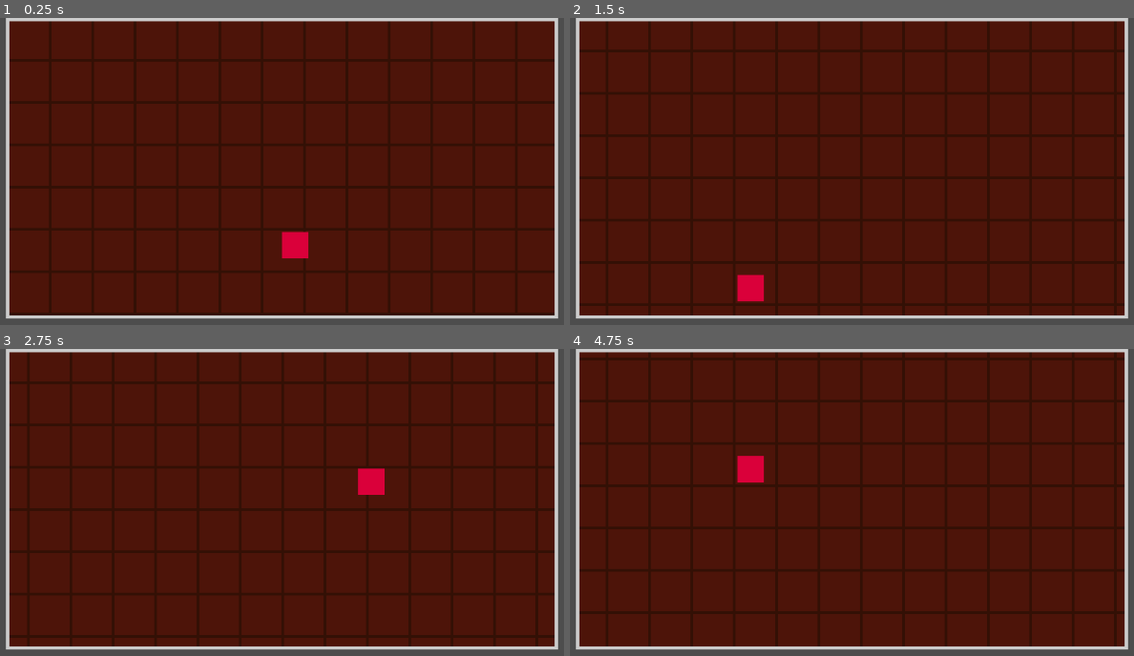
Above: before the commit, frames 1-4 (two rows, left to right).
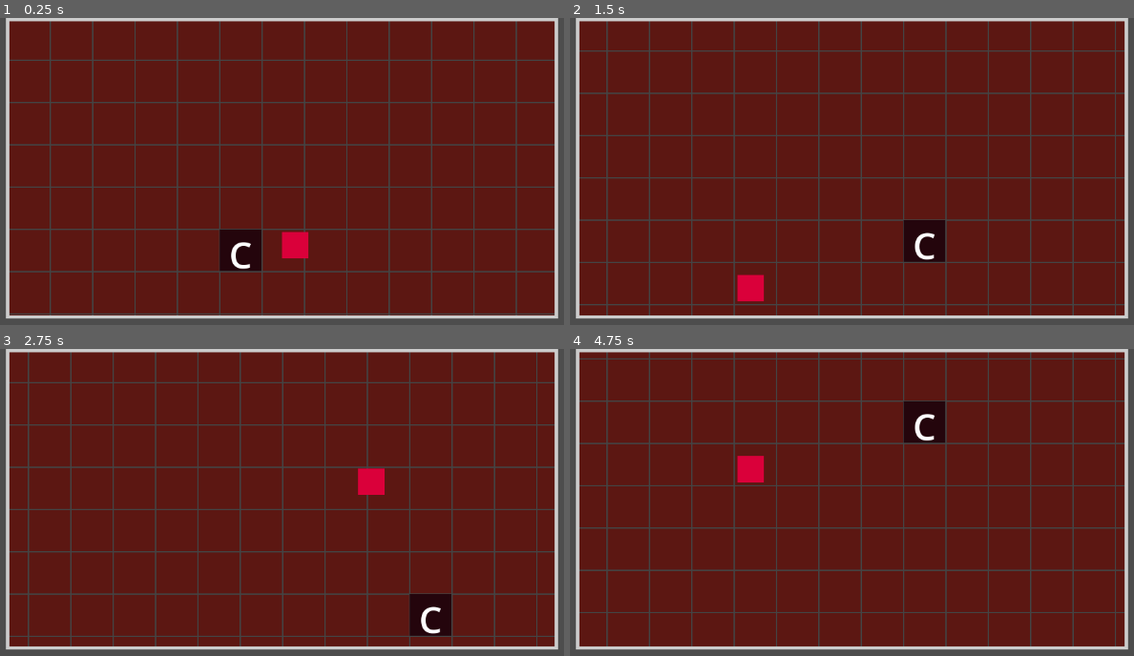
Above: after the commit, the same moments.

Repository: generallyy/bananagrams
Game: Godot game, scene res://scenes/PlayerBoard.tscn
Same seed, same stepped clock (60 frames per second), same inputs: the game is played once before the commit and once after it. This scene is started directly instead of the project's main scene.
Inputs (mouse positions are in pixels of both pictures, inside the frame that each line leads up to):
- Up to frame 1 (0.25 s): no input
- Up to frame 2 (1.5 s): tap Enter at 0.5 s; drag from (852, 168) to (930, 137) at 0.52 s; tap Space at 1.25 s; drag from (699, 254) to (812, 318) at 1.27 s
- Up to frame 3 (2.75 s): tap Enter at 2 s; move the mouse to (360, 468) at 2.02 s; click (360, 468) at 2.17 s
- Up to frame 4 (4.75 s): tap Space at 2.75, 4.25 s; drag from (812, 649) to (620, 499) at 2.77 s; tap Enter at 3.5 s; move the mouse to (1083, 628) at 3.52 s; click (1083, 628) at 3.67 s; drag from (620, 499) to (739, 456) at 4.27 s

The runs differ from the first frame. In frame 1, 13% of the frame differs, in the area x 1-99%, y 0-97%; in frame 2, 13%; in frame 3, 13%; in frame 4, 13%.
Error before the commit: Attempt to call function 'add_tile' in base 'null instance' on a null instance. (res://scripts/PlayerBoard.gd:33)
Error after the commit: Attempt to call function 'add_tile' in base 'null instance' on a null instance. (res://scripts/PlayerBoard.gd:34)

Commit message:
right before i refactor tile to purely node 2d
i hate control for using it for not control things

Diff:
--- a/scenes/Cell.tscn
+++ b/scenes/Cell.tscn
@@ -1,37 +1,24 @@
-[gd_scene load_steps=3 format=3 uid="uid://ctdxwxyed58yt"]
+[gd_scene load_steps=5 format=3 uid="uid://ctdxwxyed58yt"]
 
 [ext_resource type="Script" path="res://scripts/Cell.gd" id="1_br3w8"]
 
-[sub_resource type="StyleBoxFlat" id="StyleBoxFlat_gq2r2"]
-bg_color = Color(0.301971, 0.0790007, 0.0351215, 1)
-border_width_left = 2
-border_width_top = 2
-border_width_right = 2
-border_width_bottom = 2
-border_color = Color(0.199349, 0.0638011, 0.0205751, 1)
+[sub_resource type="RectangleShape2D" id="RectangleShape2D_xo4t0"]
+size = Vector2(64, 64)
 
-[node name="Cell" type="Control"]
-layout_mode = 3
-anchors_preset = 0
-offset_right = 64.0
-offset_bottom = 64.0
+[sub_resource type="Gradient" id="Gradient_e3km0"]
+
+[sub_resource type="GradientTexture2D" id="GradientTexture2D_4h6i5"]
+gradient = SubResource("Gradient_e3km0")
+
+[node name="Cell" type="Area2D"]
 script = ExtResource("1_br3w8")
 
-[node name="PanelContainer" type="PanelContainer" parent="."]
-layout_mode = 1
-anchors_preset = 15
-anchor_right = 1.0
-anchor_bottom = 1.0
-grow_horizontal = 2
-grow_vertical = 2
-theme_override_styles/panel = SubResource("StyleBoxFlat_gq2r2")
+[node name="CollisionShape2D" type="CollisionShape2D" parent="."]
+visible = false
+position = Vector2(32, 32)
+shape = SubResource("RectangleShape2D_xo4t0")
 
-[node name="ColorRect" type="ColorRect" parent="."]
+[node name="Sprite2D" type="Sprite2D" parent="."]
 visible = false
-layout_mode = 1
-anchors_preset = 15
-anchor_right = 1.0
-anchor_bottom = 1.0
-grow_horizontal = 2
-grow_vertical = 2
-color = Color(0.377688, 0.1415, 0.10286, 1)
+position = Vector2(32, 32)
+texture = SubResource("GradientTexture2D_4h6i5")
--- a/scenes/Tile.tscn
+++ b/scenes/ControlTile.tscn
@@ -1,21 +1,21 @@
 [gd_scene load_steps=4 format=3 uid="uid://b7wwg2dlct326"]
 
-[ext_resource type="Script" path="res://scripts/Tile.gd" id="1_r3f4r"]
+[ext_resource type="Script" path="res://scripts/Tile.gd" id="1_pioud"]
 
-[sub_resource type="SystemFont" id="SystemFont_b6j20"]
+[sub_resource type="SystemFont" id="SystemFont_ug2gn"]
 font_names = PackedStringArray("Andale Mono")
 
 [sub_resource type="LabelSettings" id="LabelSettings_75hb6"]
-font = SubResource("SystemFont_b6j20")
+font = SubResource("SystemFont_ug2gn")
 font_size = 55
 
-[node name="Tile" type="Control"]
+[node name="ControlTile" type="Control"]
 custom_minimum_size = Vector2(64, 64)
 layout_mode = 3
 anchors_preset = 0
 offset_right = 64.0
 offset_bottom = 64.0
-script = ExtResource("1_r3f4r")
+script = ExtResource("1_pioud")
 
 [node name="ColorRect" type="ColorRect" parent="."]
 layout_mode = 0
--- /dev/null
+++ b/scenes/NodeTile.tscn
@@ -0,0 +1,35 @@
+[gd_scene load_steps=5 format=3 uid="uid://cs6aqvhtbc644"]
+
+[ext_resource type="Script" path="res://scripts/NodeTile.gd" id="1_2bpfk"]
+
+[sub_resource type="SystemFont" id="SystemFont_b6j20"]
+font_names = PackedStringArray("Andale Mono")
+
+[sub_resource type="LabelSettings" id="LabelSettings_cu3t7"]
+font = SubResource("SystemFont_b6j20")
+font_size = 55
+
+[sub_resource type="RectangleShape2D" id="RectangleShape2D_444jj"]
+size = Vector2(64, 64)
+
+[node name="NodeTile" type="Area2D"]
+script = ExtResource("1_2bpfk")
+
+[node name="ColorRect" type="ColorRect" parent="."]
+offset_right = 64.0
+offset_bottom = 64.0
+color = Color(0.140141, 0.022391, 0.0483121, 1)
+
+[node name="CenterContainer" type="CenterContainer" parent="."]
+offset_right = 64.0
+offset_bottom = 64.0
+
+[node name="Label" type="Label" parent="CenterContainer"]
+process_mode = 3
+layout_mode = 2
+text = "B"
+label_settings = SubResource("LabelSettings_cu3t7")
+
+[node name="CollisionShape2D" type="CollisionShape2D" parent="."]
+position = Vector2(32, 32)
+shape = SubResource("RectangleShape2D_444jj")
--- a/scenes/PlayerBoard.tscn
+++ b/scenes/PlayerBoard.tscn
@@ -22,7 +22,10 @@
 offset_bottom = 453.0
 
 [node name="SubViewport" type="SubViewport" parent="SubViewportContainer"]
+disable_3d = true
 handle_input_locally = false
+physics_object_picking = true
+physics_object_picking_sort = true
 size = Vector2i(400, 400)
 render_target_update_mode = 4
 
--- a/scripts/Cell.gd
+++ b/scripts/Cell.gd
@@ -1,15 +1,36 @@
-extends Control
+extends Area2D
 
 @export var board: Node  # set this to PlayerBoard
 
-func _can_drop_data(_pos, data):
-	return data.has("letter")
+@export var box_size := Vector2(64, 64)
+@export var fill_color := Color("#5c1712")
+@export var border_color := Color("#444")
+@export var border_width := 2.0
 
-func _drop_data(_pos, data):
-	var cell_pos = Vector2i(position / board.cell_size)
-	var tile = data["source"]
-	tile.get_parent().remove_child(tile)
-	add_child(tile)
-	tile.position = Vector2.ZERO  # center inside cell
 
-	board.board_state[cell_pos] = tile.letter
+#func _can_drop_data(_pos, data):
+	#print("wait what")
+	#return data.has("letter")
+#
+#func _drop_data(_pos, data):
+	#var cell_pos = Vector2i(position / board.cell_size)
+	#var tile = data["source"]
+	#tile.get_parent().remove_child(tile)
+	#add_child(tile)
+	#tile.position = Vector2.ZERO  # center inside cell
+#
+	#board.board_state[cell_pos] = tile.letter
+
+func _draw():
+	# Draw fill
+	draw_rect(Rect2(Vector2.ZERO, box_size), fill_color)
+
+	# Draw border
+	draw_line(Vector2(0, 0), Vector2(box_size.x, 0), border_color, border_width)
+	draw_line(Vector2(box_size.x, 0), Vector2(box_size.x, box_size.y), border_color, border_width)
+	draw_line(Vector2(box_size.x, box_size.y), Vector2(0, box_size.y), border_color, border_width)
+	draw_line(Vector2(0, box_size.y), Vector2(0, 0), border_color, border_width)
+
+func _input_event(_viewport, event, _shape_idx):
+	if event is InputEventMouseButton and event.pressed:
+		print("🟢 Cell clicked at:", global_position)
--- a/scripts/DropOverlay.gd
+++ b/scripts/DropOverlay.gd
@@ -5,6 +5,7 @@
 var is_dragging_tile = false
 @onready var zoom_container = board.get_node("SubViewportContainer/SubViewport/ZoomContainer")
 @onready var grid_cells = board.get_node("SubViewportContainer/SubViewport/ZoomContainer/GridCells")
+@onready var tile2d_scene = preload("res://scenes/NodeTile.tscn")
 func _ready():
 	set_mouse_filter(MOUSE_FILTER_PASS)
 	print("DropOverlay mouse filter:", mouse_filter)  # Should say "PASS"]
@@ -24,7 +25,13 @@
 	if not board.is_multiplayer_authority():
 		return
 
-	var tile: Control = data["source"]
+	var control_tile: Control = data["source"]
+
+	var letter = control_tile.letter
+
+	# creating a area2D tile
+	var tile2d = tile2d_scene.instantiate()
+	tile2d.letter = letter
 
 	# get mouse pos in zoom container's local space
 	#var local_zoomed_pos = zoom_container.get_global_transform().affine_inverse() * get_global_mouse_position()
@@ -41,18 +48,17 @@
 
 	# set parent to teh grid cells node
 	# gridcells
-	tile.reparent(grid_cells)
-	tile.position = tile_snapped
+	#tile.reparent(grid_cells)	like ok unc
 
-	# set opacity
-	tile.modulate = Color(1, 1, 1, 1)
+	grid_cells.add_child(tile2d)
+	tile2d.position = tile_snapped
 
 	# Update board state
-	board.board_state[board_index] = tile.letter
+	board.board_state[board_index] = tile2d.letter
 
 	# Remove from TileRack
-	board.tile_rack.remove_tile(tile)
-
+	board.tile_rack.remove_tile(control_tile)
+	control_tile.queue_free()
 	# Let mouse events pass through again
 	set_mouse_filter(MOUSE_FILTER_PASS)
 	Input.mouse_mode = Input.MOUSE_MODE_VISIBLE
--- /dev/null
+++ b/scripts/NodeTile.gd
@@ -0,0 +1,43 @@
+# 2dnode tile
+extends Area2D
+
+@export var letter: String
+var dragging := false
+var offset := Vector2.ZERO
+var is_hovered = false
+
+func _ready():
+	print("Tile ready:", name, " shape = ", $CollisionShape2D.shape)
+
+	if has_node("CenterContainer/Label"):
+		$CenterContainer/Label.text = letter
+	set_pickable(true)
+	add_to_group("draggable_tile")
+	mouse_entered.connect(_on_mouse_entered)
+	mouse_exited.connect(_on_mouse_exited)
+
+
+func _on_mouse_entered():
+	print("entered node tiel")
+	is_hovered = true
+
+func _on_mouse_exited():
+	print("exit node tiel")
+	is_hovered = false
+
+func _input_event(_viewport, event, _shape_idx):
+	if event is InputEventMouseButton:
+		if event.pressed and event.button_index == MOUSE_BUTTON_LEFT:
+			print("hi this tile exists")
+			dragging = true
+			offset = get_global_mouse_position() - global_position
+		elif not event.pressed:
+			dragging = false
+
+func _process(_delta):
+	if dragging:
+		global_position = get_global_mouse_position() - offset
+
+func is_mouse_hovering() -> bool:
+	print(is_hovered)
+	return is_hovered
--- a/scripts/PlayerBoard.gd
+++ b/scripts/PlayerBoard.gd
@@ -24,6 +24,7 @@
 	sanity_dot.global_position = zoom_node.to_global(world_pos)
 func _ready():
 	print("player board owned by: %s | Am I authority? %s" % [get_multiplayer_authority(), is_multiplayer_authority()])
+	board_state[Vector2i(5, 5)] = "C"
 	draw_visible_grid(Vector2i(0, 0), grid_size)
 	viewport.size = $SubViewportContainer.size
 	print("grid_root's parent is zoom_node? ", grid_root.get_parent() == zoom_node)
@@ -48,7 +49,7 @@
 
 			# Add tile if one is present
 			if board_state.has(pos):
-				var tile = make_tile(board_state[pos])
+				var tile = make_node_tile(board_state[pos])
 				cell.add_child(tile)
 
 func queue_free_children(node: Node):
@@ -57,8 +58,8 @@
 
 
 
-func make_tile(letter: String) -> Node:
-	var tile = preload("res://scenes/Tile.tscn").instantiate()
+func make_node_tile(letter: String) -> Node:
+	var tile = preload("res://scenes/NodeTile.tscn").instantiate()
 	tile.letter = letter
 	return tile
 
@@ -75,6 +76,7 @@
 		if event.button_index == MOUSE_BUTTON_LEFT:
 			if event.pressed:
 				if is_clicking_tile():
+					print("TILES HAVE BEEN CLICKED")
 					return
 				is_dragging = true
 				drag_start_mouse = event.position
@@ -92,13 +94,13 @@
 
 
 func is_clicking_tile() -> bool:
-	# legoat https://forum.godotengine.org/t/camera2d-zoom-position-towards-the-mouse/28757/5
 	for tile in get_tree().get_nodes_in_group("draggable_tile"):
-		if tile.is_hovered:
+		if tile.is_mouse_hovering():
 			return true
 	return false
 
 func zoom(zoom_change, mouse_position):
+	# legoat https://forum.godotengine.org/t/camera2d-zoom-position-towards-the-mouse/28757/5
 	zoom_node.scale *= zoom_change
 	var delta_x = (mouse_position.x - zoom_node.global_position.x) * (zoom_change - 1)
 	var delta_y = (mouse_position.y - zoom_node.global_position.y) * (zoom_change - 1)
--- a/scripts/Tile.gd
+++ b/scripts/Tile.gd
@@ -18,7 +18,8 @@
 	if has_node("CenterContainer/Label"):
 		$CenterContainer/Label.text = letter
 
-
+func is_mouse_hovering() -> bool:
+	return is_hovered
 
 
 func _get_drag_data(_at_position: Vector2) -> Variant:
--- a/scripts/TileRack.gd
+++ b/scripts/TileRack.gd
@@ -8,7 +8,7 @@
 
 
 func add_tile(letter: String):
-	var tile = preload("res://scenes/Tile.tscn").instantiate()
+	var tile = preload("res://scenes/ControlTile.tscn").instantiate()
 	tile.letter = letter
 	#move_to_front()
 
